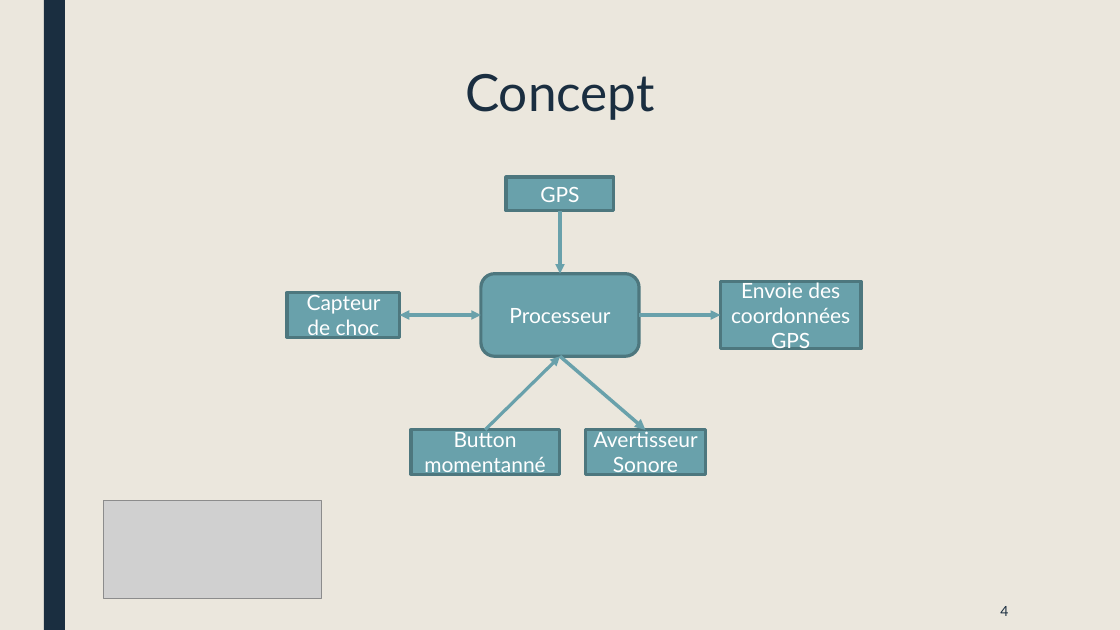
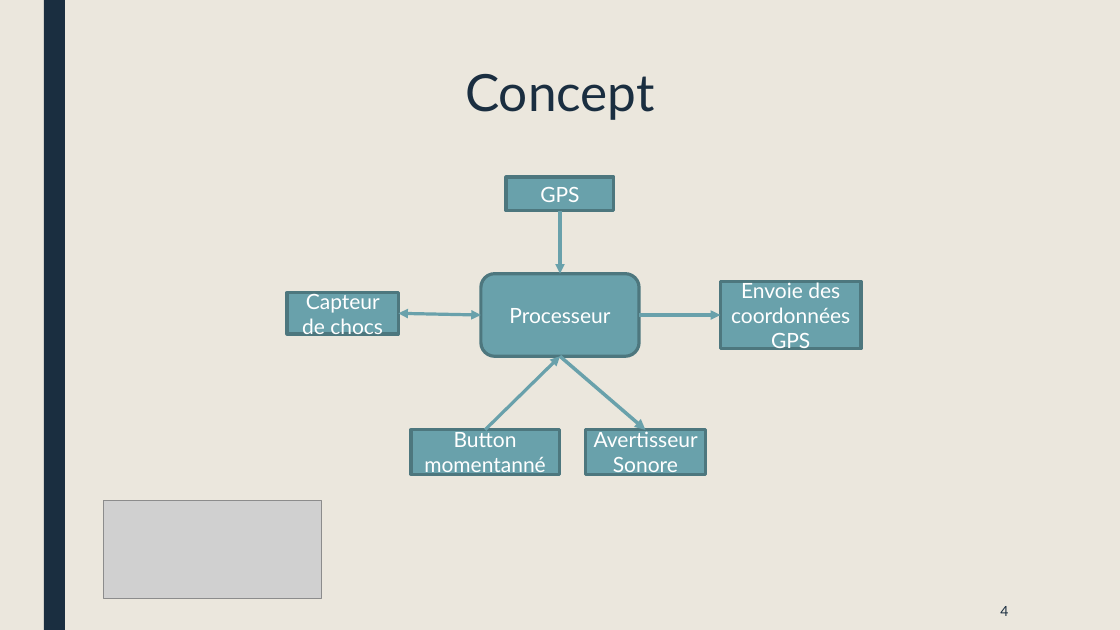
Before and after one commit to JombartOlivier/Isenprotect, a slide deck: slide 4 of Présentation/Présentation 27_02_2018.pptx. Drawn at 1120x630 pixels with LibreOffice and Linux fonts; fonts in the diff are those of the drawing; grey boxes stand for pictures. Boxes give left, top, right and bottom in pixels: in the first picture for what was removed or moved away, otherwise in the second. Text is boxed around its words. In the diff, an @@ line names an element or a change of style, - is before the commit and + after.

```diff
--- a/Présentation/Présentation 27_02_2018.pptx
+++ b/Présentation/Présentation 27_02_2018.pptx
@@ rectangle "Capteur de chocs": place and size @@
-rectangle "Capteur de chocs" at <box>287,293,400,338</box>
+rectangle "Capteur de chocs" at <box>287,293,399,334</box>
@@ text in rectangle at <box>302,290,383,339</box>: text changed @@
-Capteur de choc
+Capteur de chocs
```
Also in this commit, not shown: 4 other slides changed, 1 slide added.
